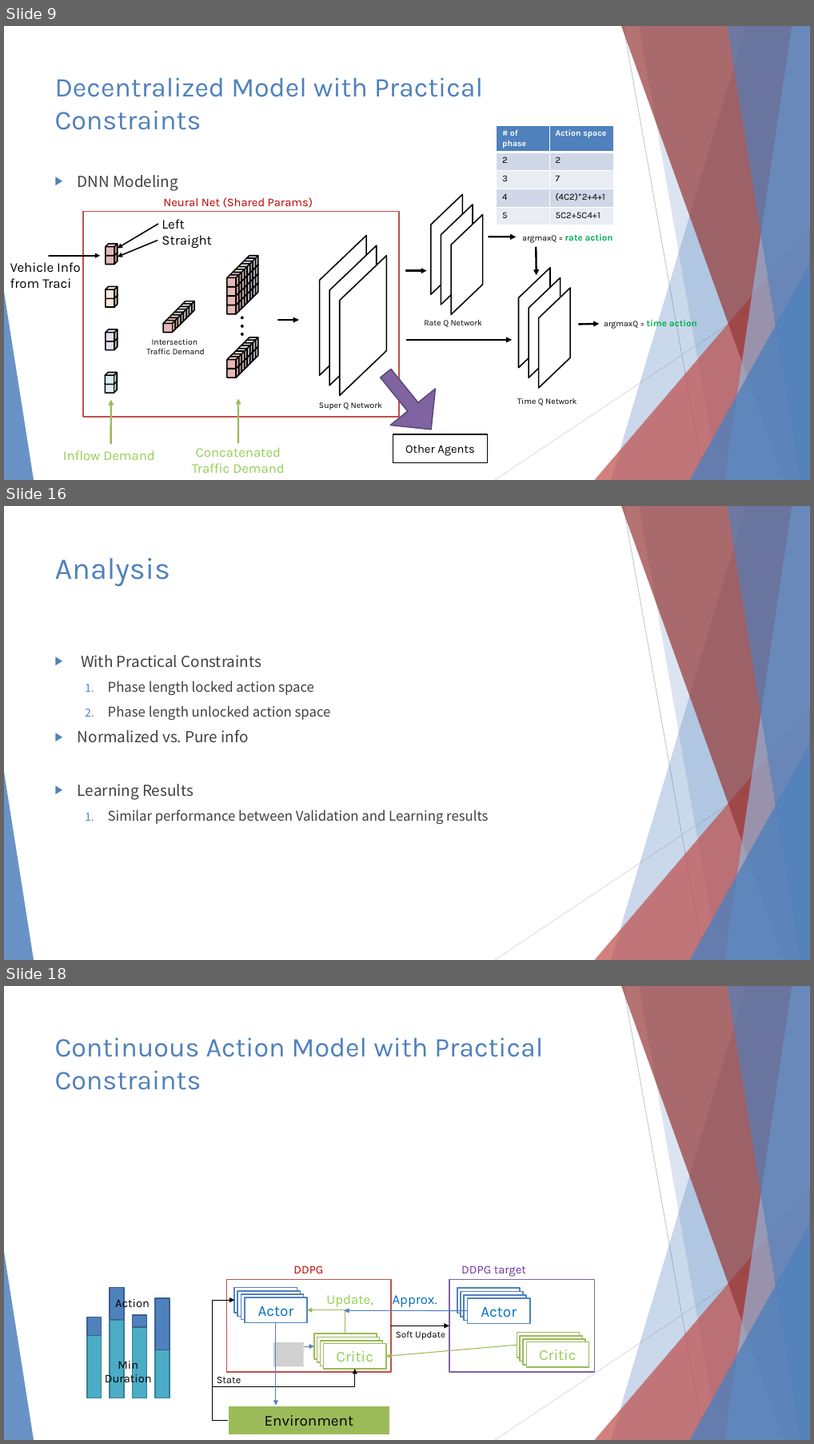
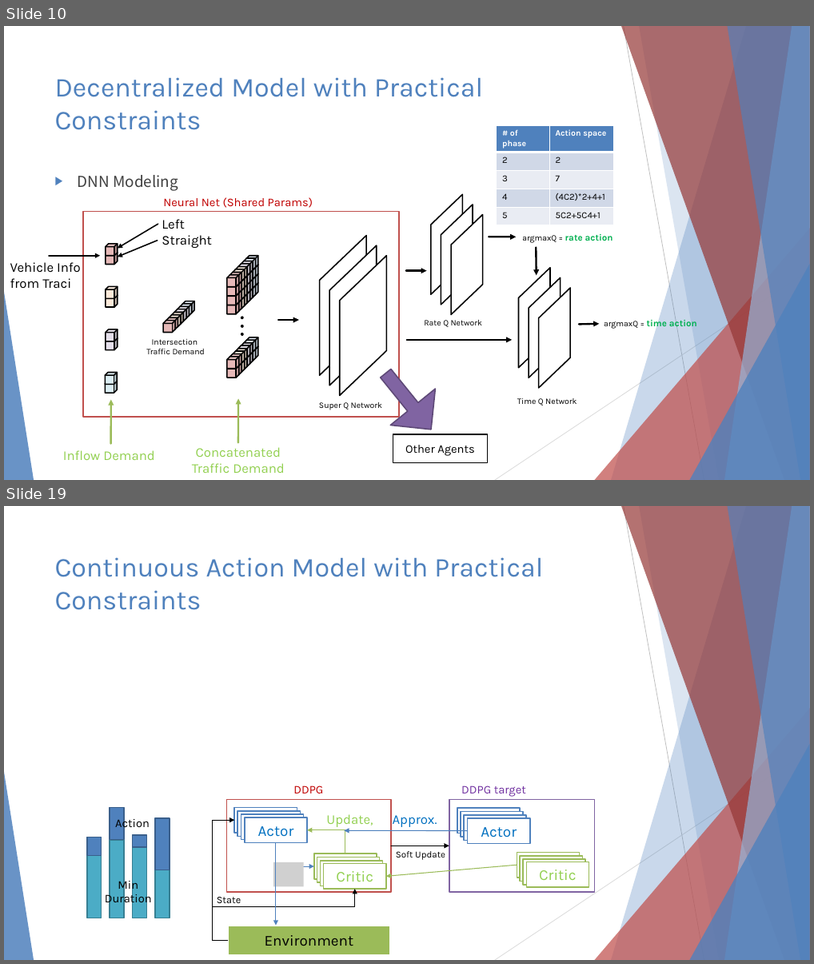
Before and after one commit to 3neutronstar/rl-constraints-traffic, a slide deck: Traffic Optimization Final Speech.pptx. Shown one above the other, each under a label of ours: slides 9, 16 and 18 before the commit, slides 10 and 19 after it; the slides between them are not shown. The pictures are 814x1444 and 814x964 pixels, drawn with LibreOffice and Linux fonts; fonts in the diff are those of the drawing; grey boxes stand for pictures. Boxes give left, top, right and bottom in pixels: in the first picture for what was removed or moved away, otherwise in the second. Text is boxed around its words. In the diff, an @@ line names an element or a change of style, - is before the commit and + after.

```diff
--- a/Traffic Optimization Final Speech.pptx
+++ b/Traffic Optimization Final Speech.pptx
@@ slide 16 removed at (4, 506, 810, 960), background #FFFFFF; not listed: 10 template elements that a slide beside it also shows @@
@@ title removed at (55, 558, 170, 587) @@
-Analysis
@@ text removed at (78, 655, 488, 824) @@
-▶ With Practical Constraints
-  1. Phase length locked action space
-  2. Phase length unlocked action space
-▶ Normalized vs. Pure info
-▶ Learning Results
-  1. Similar performance between Validation and Learning results
@@ what was slide 9 is now slide 10 @@
@@ what was slide 18 is now slide 19 @@
```
Also in this commit, not shown: 8 slides changed, 2 slides added, 5 other files.
